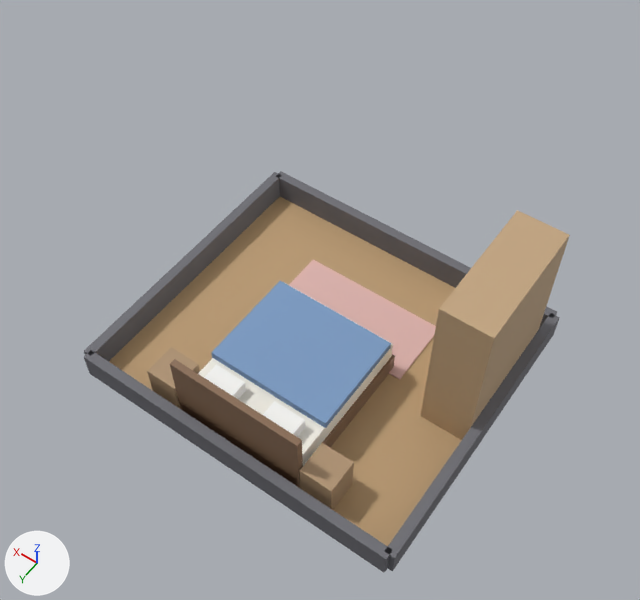
One commit to the glTF model frontend/assets/models/bedroom.glb: the scene before it, then after it.
Both versions are drawn from a 50 mm lens placed at (-1.48, 3.23, 8.76), pointed at (1.96, -1.59, 1.18). Every picture has the same lights, and +X, +Y and +Z are marked at lower left. The first picture is the older version. Vertices at exactly the same position are counted once.

Names of what the first picture shows: 'Room'.
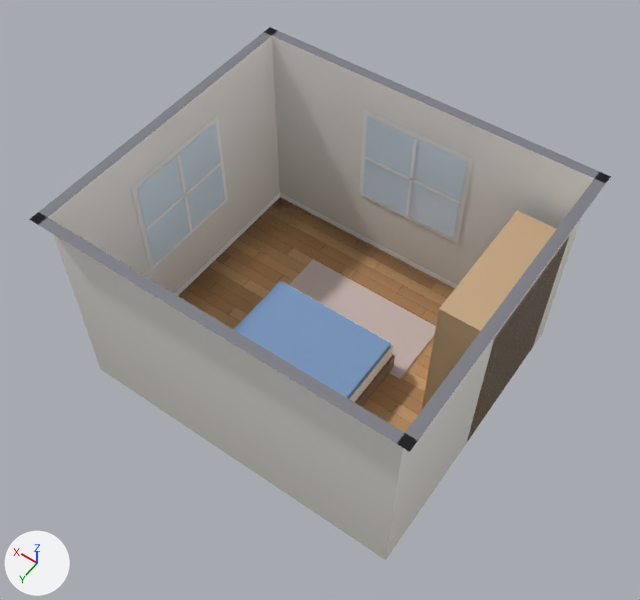
The change, as a list of edits to the scene's bpy script:
```text
Change mat_floor:
    remove mat_floor.base_color = (0.5, 0.33, 0.17)  # brown #bc9b73
    add mat_floor.texture = img_image_0
    mat_floor.roughness: 0.75 -> 0.6
Change mat_walls:
    where n0 = _N.new('ShaderNodeBsdfPrincipled'); n0.name = 'Principled BSDF'
    remove n0.inputs[0].default_value = (0.15, 0.15, 0.17, 1.0)  # 'Base Color', grey #6c6c73
    n0.inputs[2].default_value: 0.7 -> 0.95  # 'Roughness'
    add n2 = _N.new('ShaderNodeMix'); n2.name = 'Mix'
    add n2.data_type = 'RGBA'
    add n2.blend_type = 'MULTIPLY'
    add n2.inputs[0].default_value = 1.0  # 'Factor'
    add n2.inputs[7].default_value = (0.94, 0.92, 0.88, 1.0)  # 'B', white #f8f6f1
    add n3 = _N.new('ShaderNodeVertexColor'); n3.name = 'Color Attribute'
    add _L.new(n2.outputs[2], n0.inputs[0])  # 'Result' to 'Base Color'
    add _L.new(n3.outputs[0], n2.inputs[6])  # 'Color' to 'A'
Add mat_ao:
    mat_ao = bpy.data.materials.new('AO')
    # nodes: BsdfPrincipled, Mix, OutputMaterial, VertexColor
    # colours: black #000000, mixed with the vertex colours
Change me_mesh_0:
    remove me_mesh_0.from_pydata(...)  # 116 vertices, 170 faces; spans x -0.12..4.12, y -3.62..0.12, z 0.0..2.0
    add me_mesh_0.from_pydata(...)  # 176 vertices, 186 faces; spans x -0.12..4.12, y -3.62..0.12, z 0.0..2.6
    me_mesh_0 part 1: the loose piece of 8 vertices spanning x -0.06..4.06, y -3.62..-3.5, z 0.0..0.35 is rebuilt with 4 vertices and now spans x 0.0..4.0, y -3.49, z 0.0..0.09, in mat_baseboard (white #fcfcf9)
    me_mesh_0 part 2: the loose piece of 8 vertices spanning x -0.12..0.0, y -3.56..0.06, z 0.0..0.35 is rebuilt with 4 vertices and now spans x 0.01, y -3.5..0.0, z 0.0..0.09, in mat_baseboard (white #fcfcf9)
    me_mesh_0 part 3: the loose piece of 8 vertices spanning x -0.06..4.06, y 0.0..0.12, z 0.0..0.35 is rebuilt with 4 vertices and now spans x 0.0..4.0, y -0.01, z 0.0..0.09, in mat_baseboard (white #fcfcf9)
    me_mesh_0 part 4: the loose piece of 8 vertices spanning x 4.0..4.12, y -3.56..0.06, z 0.0..0.35 is rebuilt with 4 vertices and now spans x 3.99, y -3.5..0.0, z 0.0..0.09, in mat_baseboard (white #fcfcf9)
    me_mesh_0 part 5
    60 vertices are added at x -0.12..4.12, y -3.62..0.12, z 0.0..2.6
    8 new vertices lie (0.0, 0.0, 1.24) away from vertices in x 1.35..3.98, y -3.48..-1.1, z 0.86
    8 new faces join them, mat_walls
    8 new faces join them, mat_walltop (grey #7c7c84)
    8 new faces join them, mat_ao
    4 new faces join them, mat_glass (pale blue #ddeffa)
    14 new faces join them, mat_frame (white #fafaf8)
    2 new faces join them, mat_door (beige #bfa07e)
    other edits to the shape of me_mesh_0 do not show in these pictures
    add me_mesh_0.materials.append(mat_baseboard)  # white #fcfcf9
    add me_mesh_0.materials.append(mat_walltop)  # grey #7c7c84
    add me_mesh_0.materials.append(mat_ao)
    add me_mesh_0.materials.append(mat_glass)  # pale blue #ddeffa
    add me_mesh_0.materials.append(mat_frame)  # white #fafaf8
    add me_mesh_0.materials.append(mat_door)  # beige #bfa07e
    add me_mesh_0.materials.append(mat_knob)  # beige #eddda0
```

What differs and where, as boxes (x1, y1, x2, y2) in the pictures (640 x 600 px):
'Room', surface changed, recoloured, reshaped (darker, 20% wider, 33% taller)
    before: (84, 171, 570, 572)
    after: (29, 27, 611, 560)
part 1 of me_mesh_0, rebuilt
    before: (276, 171, 557, 329)
    after: (279, 192, 457, 288)
part 2 of me_mesh_0, rebuilt (not visible afterwards)
    before: (385, 313, 560, 571)
part 3 of me_mesh_0, rebuilt (not visible afterwards)
    before: (84, 350, 391, 572)
part 4 of me_mesh_0, rebuilt
    before: (84, 172, 282, 362)
    after: (175, 193, 280, 296)
part 5 of me_mesh_0, added
    after: (29, 27, 611, 560)
